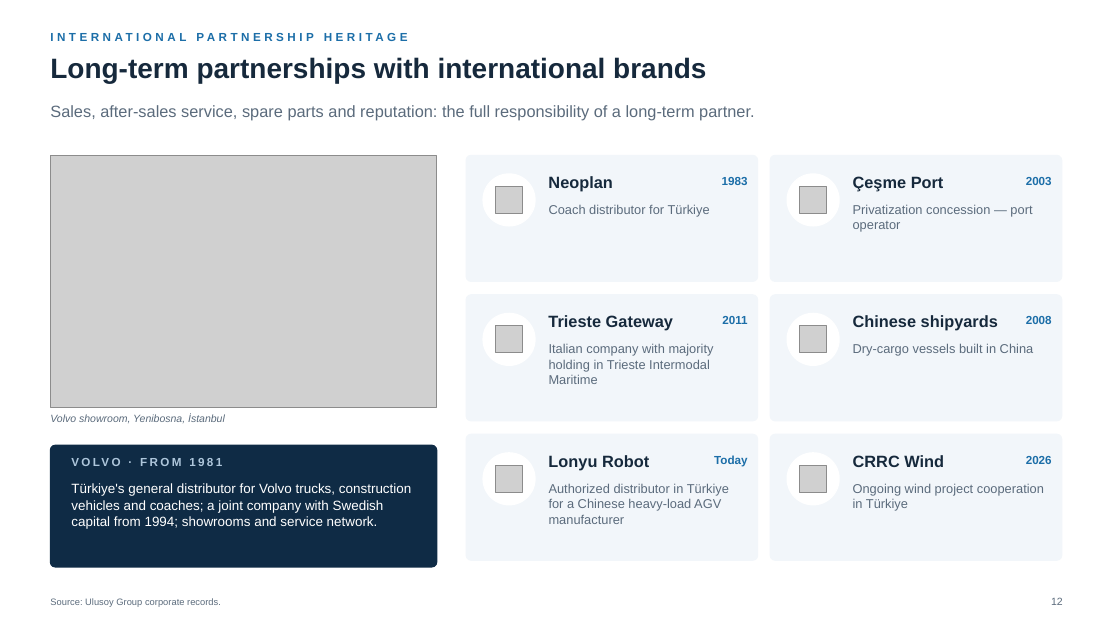
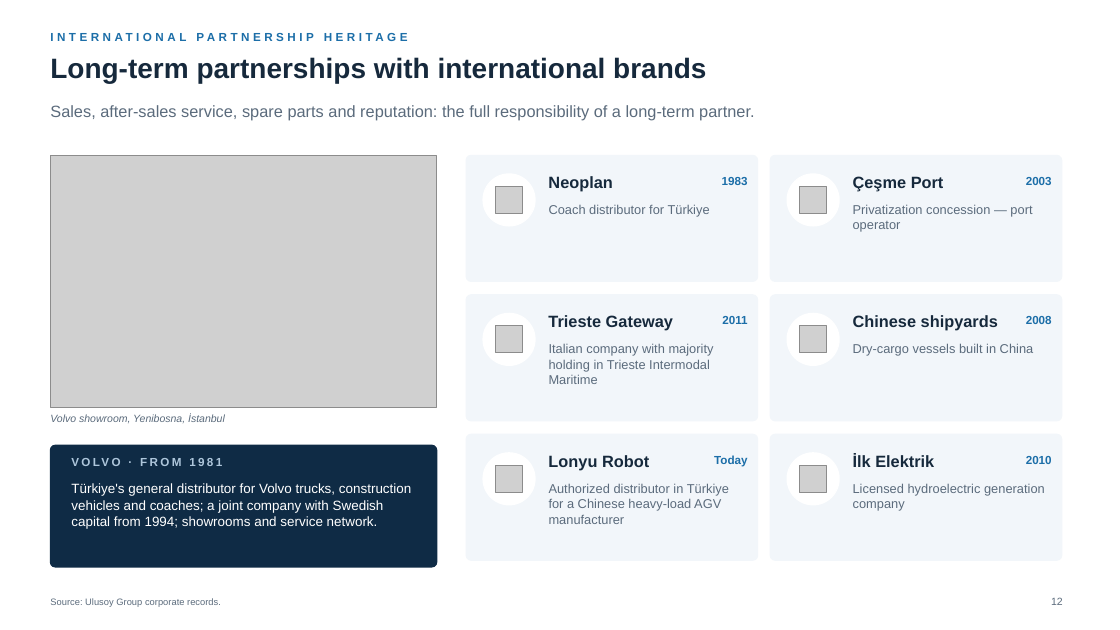
Before and after one commit to taimoorRazi/MultiTransformer, a slide deck: slide 12 of CRRC_Partnership/Ulusoy - CRRC Partnership.pptx. Drawn at 1120x630 pixels with LibreOffice and Linux fonts; fonts in the diff are those of the drawing; grey boxes stand for pictures; background and template pictures are left out. Boxes give left, top, right and bottom in pixels: in the first picture for what was removed or moved away, otherwise in the second. Text is boxed around its words. In the diff, an @@ line names an element or a change of style, - is before the commit and + after.

```diff
--- a/CRRC_Partnership/Ulusoy - CRRC Partnership.pptx
+++ b/CRRC_Partnership/Ulusoy - CRRC Partnership.pptx
@@ text at <box>853,454,934,467</box>: text changed @@
-CRRC Wind
+İlk Elektrik
@@ text at <box>1026,456,1052,464</box>: text changed @@
-2026
+2010
@@ text at <box>853,483,1045,511</box>: text changed @@
-Ongoing wind project cooperation in Türkiye
+Licensed hydroelectric generation company
```
Also in this commit, not shown: 9 other slides changed, 13 other files.
